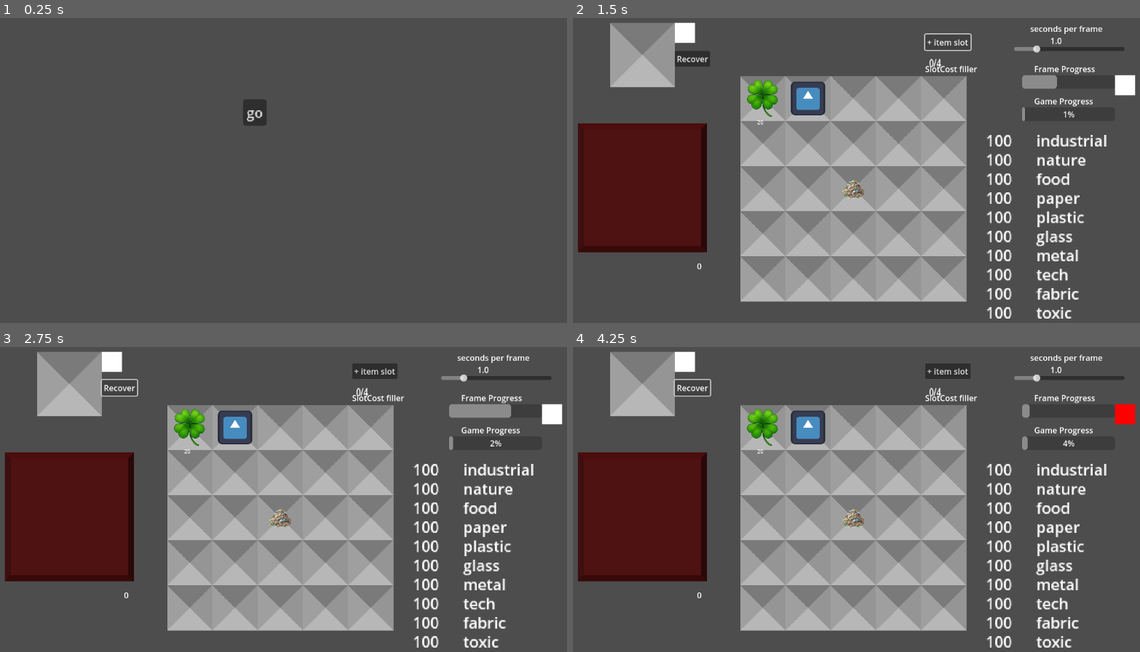
Above: before the commit, frames 1-4 (two rows, left to right).
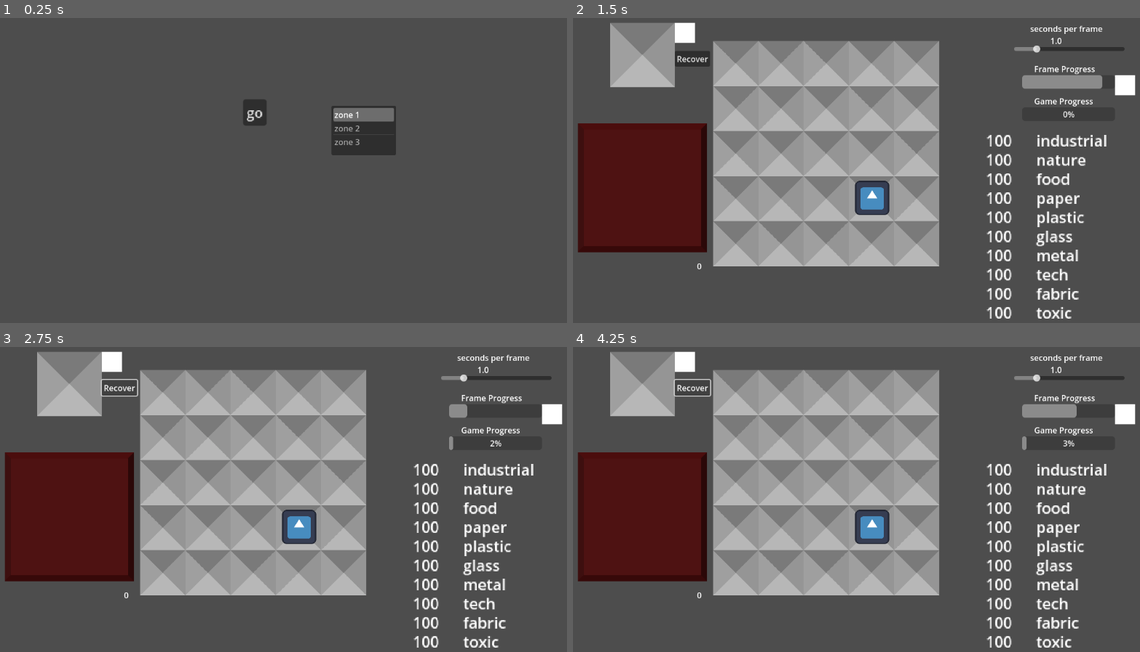
Above: after the commit, the same moments.

Repository: folkersm/junk_game
Game: Godot game, scene res://menu.tscn
The game is run twice, just before and just after one commit, with the same random seed, the same clock (stepped at 60 frames per second) and the same inputs. Before the commit the project starts from res://main.tscn. The engine's default icon, where the game draws it, is replaced by a stand-in: a white triangle on a blue panel in a dark square.
Inputs (mouse positions are in pixels of both pictures, inside the frame that each line leads up to):
- Up to frame 1 (0.25 s): no input
- Up to frame 2 (1.5 s): click "go" at 0.5 s; click (947, 42) at 1.25 s, where only the run before the commit has a clickable "+ item slot"
- Up to frame 3 (2.75 s): click "Recover" at 2 s
- Up to frame 4 (4.25 s): click (641, 514) at 2.75 s; click "Recover" at 3.5 s

The runs differ from the first frame. In frame 1, 1.7% of the frame differs, in the area x 58-70%, y 28-45%; in frame 2, 29%; in frame 3, 29%; in frame 4, 29%, in the area x 24-100%, y 5-94%.

Commit message:
made board size more customizable, but no interface yet

Diff:
--- a/deck.gd
+++ b/deck.gd
@@ -121,7 +121,7 @@
 func handle_drop(mouse_position):
 	var board_node = board  # Adjust if your board is structured differently
 	var local_pos = board.to_local(mouse_position)
-	var tile_coords = board.local_to_map(local_pos)-Vector2i(1,1)
+	var tile_coords = board.local_to_map(local_pos)
 	var recycler_pos = recycler.to_local(mouse_position)
 
 	# Defensive bounds check
--- a/floor.gd
+++ b/floor.gd
@@ -13,7 +13,7 @@
 var grid_pos
 var CELL_SIZE = 256
 var daddy
-var grid_size = 5
+var grid_size
 var grid = []
 var cards_rarity #stores the rarity of each card, organized by types
 var cards_distro  = {}#tracks the probability intervals for each card within each type
@@ -50,8 +50,20 @@
 	generate_cards_distro()
 	var daddy = get_parent()
 	node_deck = get_node(path_deck)
-	for i in grid_size:
-		grid.append([null,null,null,null,null])
+	#for i in grid_size:
+		#grid.append([null,null,null,null,null])
+
+	#
+
+
+
+func build_map(map_array):
+	grid = map_array
+	grid_size = [len(map_array[0]), len(map_array)]
+	for row in range(len(map_array)):
+		for column in range(len(map_array[row])):
+			print(row, column, map_array[row][column])
+			set_cell(Vector2i(row, column), 0, Vector2i(0,0), 0)
 	add_pile(distribution_of_types_default, Vector2(2,2))
 	add_building("clover", 20, Vector2i(0,0), "nature")
 
@@ -62,13 +74,13 @@
 		return false
 
 func grid_is_empty(loc): # takes in a integer coord and returns boolean of whether it's in the grid
-	if loc[0] >= 0 and loc[0] <= grid_size-1 and loc[1] >= 0 and loc[1] < grid_size and grid[int(loc[0])][int(loc[1])] == null:
+	if loc[0] >= 0 and loc[0] <= grid_size[0]-1 and loc[1] >= 0 and loc[1] < grid_size[1] and grid[int(loc[0])][int(loc[1])] == null:
 			return true
 	else:
 		return false
 
 func coords_on_grid(loc): # takes in a integer coord and returns boolean of whether it's in the grid
-	if loc[0] >= 0 and loc[0] <= grid_size-1 and loc[1] >= 0 and loc[1] < grid_size:
+	if loc[0] >= 0 and loc[0] <= grid_size[0]-1 and loc[1] >= 0 and loc[1] < grid_size[1]:
 			return true
 	else:
 		return false
@@ -78,7 +90,7 @@
 	CELL_SIZE = tile_set.tile_size * scale[0]*main_view_size
 	var offset_pos = pos-position*main_view_size  # Mouse position in world space
 	grid_pos = offset_pos / (CELL_SIZE[0])
-	grid_pos = Vector2i(grid_pos.floor()) - Vector2i(1,1) # Integer grid coordinates with offset applied
+	grid_pos = Vector2i(grid_pos.floor()) # Integer grid coordinates with offset applied
 	return grid_pos #works with scaling of window
 
 func grid_to_viewport(coords): #converts integer coords of grid 2d array to pixel coords for the viewport
@@ -88,7 +100,7 @@
 func grid_to_pixel_coords(int_coords): # converts grid coords to pixel coords for tileset
 	main_view_size = get_parent().scale[1]
 	CELL_SIZE = tile_set.tile_size
-	var output = Vector2i(int_coords[0],int_coords[1])*CELL_SIZE +CELL_SIZE*3/2 # scale teh grid coords by tile size and add offset for the fact that the grid isn't in the corner of the
+	var output = Vector2i(int_coords[0],int_coords[1])*CELL_SIZE +CELL_SIZE*1/2 # scale teh grid coords by tile size and add offset for the fact that the grid isn't in the corner of the
 	return output
 
 
@@ -96,7 +108,7 @@
 
 
 func add_pile(quantities, location):
-	if grid_is_empty(location):
+	if grid != [] and grid_is_empty(location):
 		var new_pile = pile.instantiate()
 		new_pile.init(quantities, location)
 		new_pile.position = grid_to_pixel_coords(location)
@@ -108,7 +120,7 @@
 
 var old_build = false
 func add_building(nombre, level, location, type):
-	if grid_is_empty(location):
+	if grid != [] and grid_is_empty(location):
 		activate_objects(location, "building added", type, "deck")
 		var new_build = card_library.get_card(nombre, type).duplicate()
 		new_build.position = grid_to_pixel_coords(location)
@@ -172,14 +184,13 @@
 	return pile_amount
 
 
-var prev_pos
+var prev_pos = Vector2i(0,0)
 func highlight_tile(pos):
-	pos += Vector2i(1,1)
-	if prev_pos:
+	if prev_pos != pos:
 		set_cell(prev_pos, 0, Vector2i(0,0),0)
-	if pos[0] >= 1 and pos[0] <= 5 and pos[1] >=1 and pos[1] <= 5:
-		set_cell(pos, 1, Vector2i(0,0), 0)
-		prev_pos = pos
+		if pos[0] >= 0 and pos[0] < grid_size[0] and pos[1] >= 0 and pos[1] < grid_size[1]:
+			set_cell(pos, 1, Vector2i(0,0), 0)
+			prev_pos = pos
 
 		#highlight tiles when hovering, indicate whether the item can be placed
 
--- /dev/null
+++ b/item_list.gd
@@ -0,0 +1,4 @@
+extends ItemList
+
+func _ready():
+	select(0) #select the default zone option
--- a/main.gd
+++ b/main.gd
@@ -2,15 +2,22 @@
 
 signal deselect
 var building: PackedScene = preload('res://building.tscn')
+@onready var board = get_node("MainView/Board")
 # Called when the node enters the scene tree for the first time.
 func _ready() -> void:
-	$MainView.hide()
-	$MainMenu.show()
+	pass
+	#$MainView.hide()
+	#$MainMenu.show()
 
+func build_map(array):
+	board.build_map(array)
 
 # Called every frame. 'delta' is the elapsed time since the previous frame.
 func _process(delta: float) -> void:
 	pass
+
+func set_zone(zone):
+	print(zone)
 
 
 func _on_start_game_pressed() -> void:
--- a/main.tscn
+++ b/main.tscn
@@ -9,7 +9,6 @@
 [ext_resource type="Script" uid="uid://bwowgkenflua5" path="res://frame_progress.gd" id="5_njoox"]
 [ext_resource type="Texture2D" uid="uid://bmutlqu7s2gtl" path="res://art/tile_h.png" id="5_pjidw"]
 [ext_resource type="Script" uid="uid://dnrsayssssn6p" path="res://game_progress.gd" id="6_4ya5u"]
-[ext_resource type="Script" uid="uid://cqnpt5oxavn6n" path="res://item_bar.gd" id="9_de2uq"]
 [ext_resource type="Script" uid="uid://b5o8mlytgnlt5" path="res://deck.gd" id="10_hxo58"]
 [ext_resource type="Texture2D" uid="uid://dy5gwumf7v4uf" path="res://art/card_base.png" id="11_fyjnb"]
 [ext_resource type="Script" uid="uid://ddsu04m3a3x1e" path="res://score_tracker.gd" id="12_45ku1"]
@@ -748,31 +747,6 @@
 &"": SubResource("AnimationLibrary_cegan")
 }
 
-[node name="ItemBar" type="Node2D" parent="MainView"]
-script = ExtResource("9_de2uq")
-
-[node name="PurchaseSlot" type="Button" parent="MainView/ItemBar"]
-offset_left = 712.0
-offset_top = 47.0
-offset_right = 720.0
-offset_bottom = 55.0
-text = "+ item slot"
-
-[node name="SlotSize" type="Label" parent="MainView/ItemBar"]
-offset_left = 720.0
-offset_top = 88.0
-offset_right = 761.0
-offset_bottom = 111.0
-scale = Vector2(0.949232, 1.35843)
-
-[node name="ItemSlotCost" type="Label" parent="MainView/ItemBar"]
-offset_left = 712.0
-offset_top = 104.0
-offset_right = 815.0
-offset_bottom = 127.0
-text = "SlotCost filler
-"
-
 [node name="Deck" type="Node2D" parent="MainView"]
 position = Vector2(0, 96)
 script = ExtResource("10_hxo58")
@@ -990,8 +964,9 @@
 text = "0"
 
 [node name="Board" parent="MainView" instance=ExtResource("1_opmlo")]
-position = Vector2(256, 40)
+position = Vector2(292, 60)
 scale = Vector2(0.35, 0.35)
+tile_map_data = PackedByteArray()
 tile_set = SubResource("TileSet_myveg")
 script = ExtResource("2_xk1tc")
 
@@ -1008,16 +983,6 @@
 [node name="ScreenAdjustTimer" type="Timer" parent="."]
 wait_time = 0.205
 autostart = true
-
-[node name="MainMenu" type="Node2D" parent="."]
-
-[node name="StartGame" type="Button" parent="MainMenu"]
-offset_left = 496.0
-offset_top = 176.0
-offset_right = 504.0
-offset_bottom = 184.0
-scale = Vector2(1.72293, 1.68683)
-text = "go"
 
 [connection signal="pressed" from="MainView/Recycler/recover" to="MainView/Recycler" method="_on_recover_pressed"]
 [connection signal="timeout" from="MainView/GameClock/GameSpeedAdjust/GameClockTimer" to="MainView" method="process_frame"]
@@ -1026,9 +991,7 @@
 [connection signal="timeout" from="MainView/GameClock/GameSpeedAdjust/GameClockTimer" to="MainView/Deck" method="enable_dragging"]
 [connection signal="timeout" from="MainView/GameClock/GameSpeedAdjust/GameClockTimer" to="MainView/Deck/RevealedCard" method="enable_dragging"]
 [connection signal="done" from="MainView/GameClock/FrameProgress" to="MainView/GameClock/GameProgress" method="_on_frame_progress_done"]
-[connection signal="pressed" from="MainView/ItemBar/PurchaseSlot" to="MainView/ItemBar" method="purchase_slot"]
 [connection signal="pressed" from="MainView/Deck/GrabCard" to="MainView/Deck" method="_on_grab_card_pressed"]
 [connection signal="pressed" from="MainView/Deck/Upgrade" to="MainView/Deck" method="_on_upgrade_pressed"]
 [connection signal="pressed" from="MainView/Deck/Scrap" to="MainView/Deck" method="scrap_card"]
 [connection signal="timeout" from="ScreenAdjustTimer" to="MainView" method="_on_screen_adjust_timer_timeout"]
-[connection signal="pressed" from="MainMenu/StartGame" to="." method="_on_start_game_pressed"]
--- /dev/null
+++ b/main_menu.gd
@@ -0,0 +1,15 @@
+extends Node2D
+var default_map = [[0,0,0,0,0],[0,0,0,0,0],[0,0,0,0,0],[0,0,0,0,0],[0,0,0,0,0]]
+
+func _ready():
+	for i in default_map:
+		for j in i:
+			j = 0
+
+func start_game():
+	var selected_zone = $ItemList.get_selected_items()
+	var main_game_scene = preload("res://main.tscn").instantiate()
+	get_tree().root.add_child(main_game_scene)
+	get_tree().current_scene.queue_free()  # queue_free() avoids immediate removal
+	get_tree().current_scene = main_game_scene
+	main_game_scene.build_map(default_map)
--- /dev/null
+++ b/menu.gd
@@ -0,0 +1 @@
+extends Node
--- /dev/null
+++ b/menu.tscn
@@ -0,0 +1,31 @@
+[gd_scene load_steps=3 format=3 uid="uid://d36g76wha7ktq"]
+
+[ext_resource type="Script" uid="uid://dexgmw013wcel" path="res://main_menu.gd" id="1_ouk20"]
+[ext_resource type="Script" uid="uid://l6x6kk00cceq" path="res://item_list.gd" id="2_ouk20"]
+
+[node name="Menu" type="Node"]
+
+[node name="MainMenu" type="Node2D" parent="."]
+script = ExtResource("1_ouk20")
+
+[node name="StartGame" type="Button" parent="MainMenu"]
+offset_left = 496.0
+offset_top = 176.0
+offset_right = 504.0
+offset_bottom = 184.0
+scale = Vector2(1.72293, 1.68683)
+text = "go"
+
+[node name="ItemList" type="ItemList" parent="MainMenu"]
+offset_left = 671.0
+offset_top = 189.0
+offset_right = 799.0
+offset_bottom = 287.0
+allow_search = false
+item_count = 3
+item_0/text = "zone 1"
+item_1/text = "zone 2"
+item_2/text = "zone 3"
+script = ExtResource("2_ouk20")
+
+[connection signal="pressed" from="MainMenu/StartGame" to="MainMenu" method="start_game"]
--- a/project.godot
+++ b/project.godot
@@ -11,7 +11,7 @@
 [application]
 
 config/name="junk_game"
-run/main_scene="res://main.tscn"
+run/main_scene="uid://d36g76wha7ktq"
 config/features=PackedStringArray("4.4", "GL Compatibility")
 config/icon="res://icon.svg"
 
Not shown, added: item_list.gd.uid
Not shown: 1 places in main.tscn that only renumber resources
Not shown, added: main_menu.gd.uid
Not shown, added: menu.gd.uid
Not shown, added: menu.tscn1817399536.tmp
